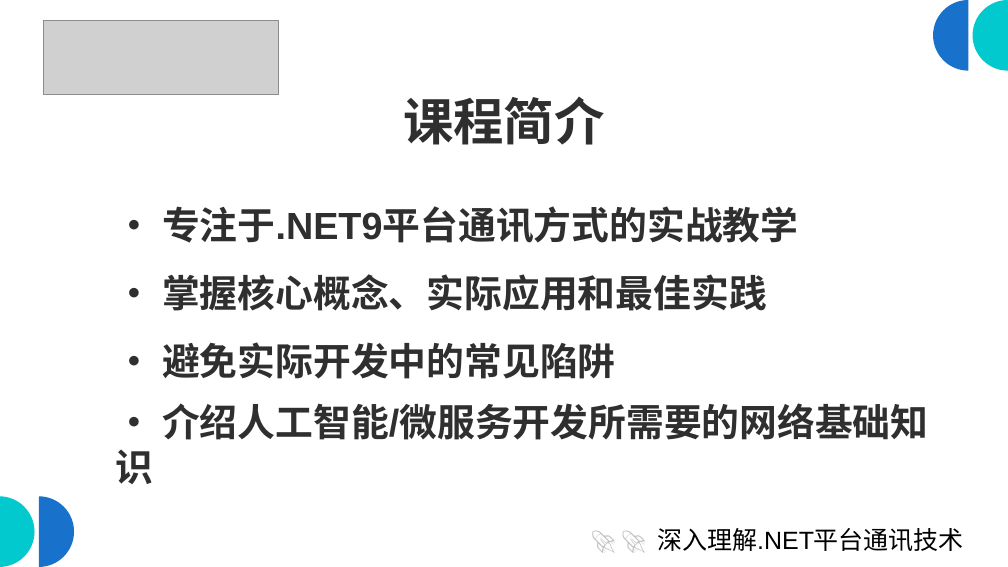
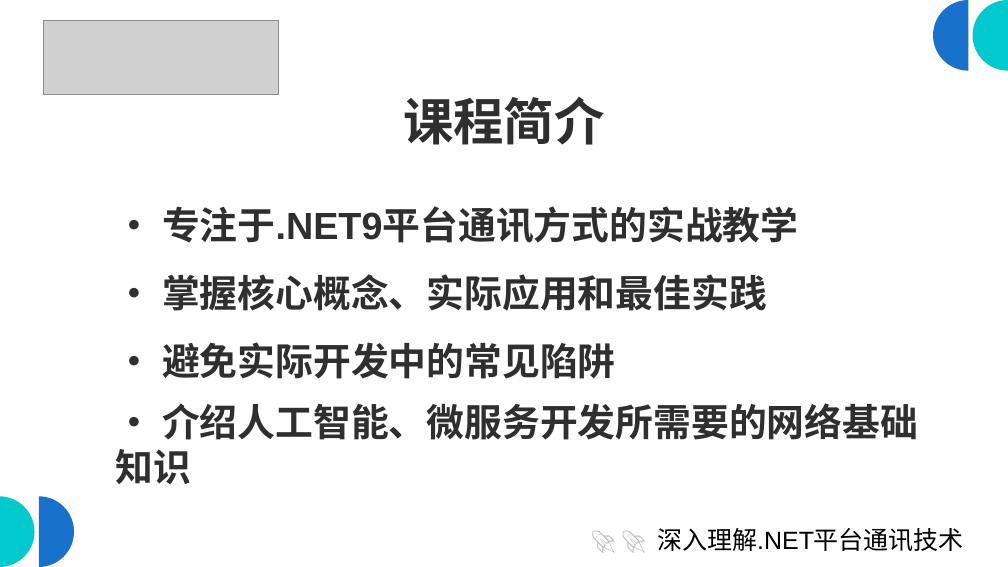
Before and after one commit to scottfly189/dotnet_net_course, a slide deck: slide 2 of src/课程大纲.odp. Drawn at 1008x567 pixels with LibreOffice and Linux fonts; fonts in the diff are those of the drawing; grey boxes stand for pictures. Boxes give left, top, right and bottom in pixels: in the first picture for what was removed or moved away, otherwise in the second. Text is boxed around its words. In the diff, an @@ line names an element or a change of style, - is before the commit and + after.

```diff
--- a/src/课程大纲.odp
+++ b/src/课程大纲.odp
@@ text at [116, 403, 918, 484]: text changed @@
-• 介绍人工智能/微服务开发所需要的网络基础知识
+• 介绍人工智能、微服务开发所需要的网络基础知识
```
Also in this commit, not shown: 2 other files.
